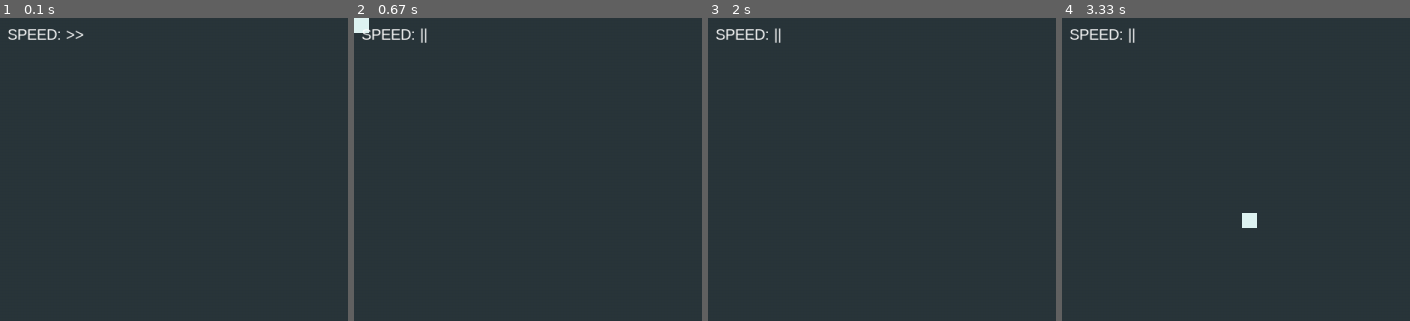
Above: before the commit, frames 1-4 (left to right).
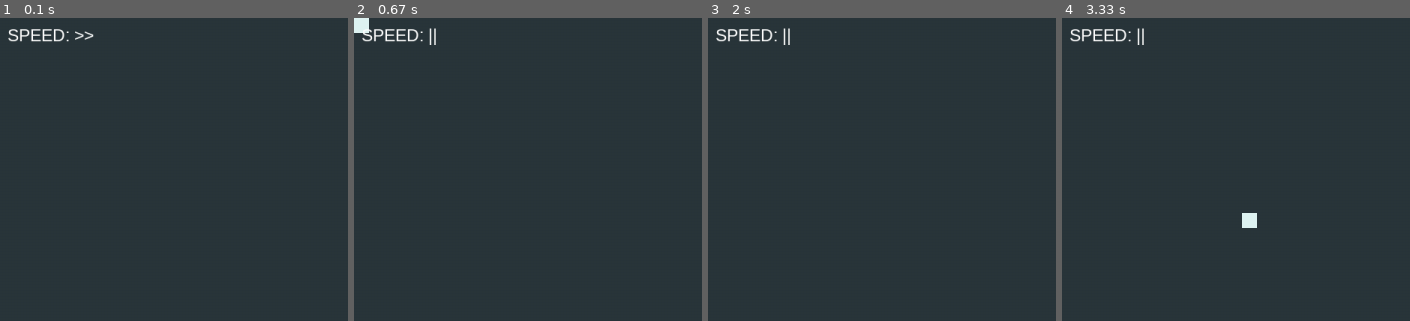
Above: after the commit, the same moments.

Repository: dvenru/py_game_of_life
Game: pygame game, started from main.py
Same seed, same stepped clock (60 frames per second), same inputs: the game is played once before the commit and once after it.
Inputs (mouse positions are % of the whole screen's width and height, from its top left):
- Up to frame 1 (0.1 s): no input
- Up to frame 2 (0.67 s): tap Space at 0.33 s
- Up to frame 3 (2 s): press the mouse at (68, 89) at 0.7 s; move the mouse to (73, 76) at 0.8 s; release the mouse at (78, 64) at 0.93 s; hold Ctrl 1-1.47 s; hold Right 1-1.47 s; move the mouse to (76, 27) at 1.03 s; tap Space at 1.07, 1.37, 1.57, 1.87 s; hold Right 1.5-1.97 s; move the mouse to (47, 63) at 1.53 s
- Up to frame 4 (3.33 s): hold Right 2-2.47 s; move the mouse to (98, 73) at 2.03 s; tap Space at 2.07, 2.37, 2.57, 2.87 s; hold Left 2.5-3.03 s; move the mouse to (53, 94) at 2.53 s; right-click (27, 34) at 3.12 s
The pictures show only the part of the screen within x 0-50%, y 0-50%; the shares and areas given below are measured in that part.

The runs differ from the first frame. In frame 1, 0.6% of the frame differs, in the area x 2-28%, y 3-8%; in frame 2, 0.6%; in frame 3, 0.6%, in the area x 2-24%, y 3-9%; in frame 4, 0.6%.

Commit message:
version 1.2

Diff:
--- a/life.py
+++ b/life.py
@@ -12,7 +12,7 @@
 
         self.grid_visible = False
 
-    def draw(self, is_setting: bool = False, line_position: int = 0, tile_position: int = 0) -> None:
+    def draw(self) -> None:
         for num_line, line in enumerate(self.present_map):
             for num_tile, tile in enumerate(line):
                 pg.draw.rect(self.surface, self.colors[int(tile)], (
@@ -22,17 +22,28 @@
                     pg.draw.rect(self.surface, (61, 66, 65), (
                         (num_line * self.tile_size), (num_tile * self.tile_size), self.tile_size, self.tile_size), 1)
 
-                if is_setting:
+    def draw_hide(self, is_hide: bool = False, line_position: int = 0, tile_position: int = 0, draw_list = None) -> None:
+        if is_hide:
+            pg.draw.rect(self.surface, (223, 244, 243), (
+                (line_position * self.tile_size), (tile_position * self.tile_size), self.tile_size, self.tile_size))
+
+            if draw_list is not None:
+                for tile in draw_list:
                     pg.draw.rect(self.surface, (223, 244, 243), (
-                        (line_position * self.tile_size), (tile_position * self.tile_size), self.tile_size, self.tile_size))
+                        (tile[0] * self.tile_size), (tile[1] * self.tile_size), self.tile_size,
+                        self.tile_size))
 
     def clear(self) -> None:
         for num_line, line in enumerate(self.present_map):
             for num_tile, tile in enumerate(line):
                 self.present_map[num_line][num_tile] = '0'
 
-    def set_life(self, line_position: int, tile_position: int, state: str) -> None:
-        self.present_map[line_position][tile_position] = state
+    def set_life(self, line_position: int, tile_position: int, state: str, draw_list: list = None) -> None:
+        if draw_list is None:
+            self.present_map[line_position][tile_position] = state
+        else:
+            for tile in draw_list:
+                self.present_map[tile[0]][tile[1]] = state
 
     def set_grid_visible(self) -> None:
         self.grid_visible = not self.grid_visible
--- a/main.py
+++ b/main.py
@@ -20,10 +20,12 @@
 
         self.is_paused = False
         self.select_speed = 1
-        self.speed_label = Label(self.screen, "SPEED: " + ">" * int(self.select_speed + 1), (10, 10), self.group_ui, 20)
+        self.speed_label = Label(self.screen, "SPEED: " + ">" * int(self.select_speed + 1), (10, 10), self.group_ui, 23)
 
         self.new_generation = pg.USEREVENT + 1
         pg.time.set_timer(self.new_generation, int(WAIT_LIST[self.select_speed] * 1000))
+
+        self.draw_hide_list = []
 
     def update_event_wait(self, new_speed: int = 0) -> None:
         if new_speed == 0:
@@ -36,7 +38,20 @@
             self.speed_label.set_text("SPEED: " + ">" * int(self.select_speed + 1))
             pg.time.set_timer(self.new_generation, int(WAIT_LIST[self.select_speed] * 1000))
 
+    def draw_rect(self, start_position: tuple = (int, int), end_position: tuple = (int, int), fill: bool = False) -> None:
+
+        x_step = -1 if end_position[0] > start_position[0] else 1
+        y_step = -1 if end_position[1] > start_position[1] else 1
+
+        self.draw_hide_list = [(x, y) for x in range(end_position[0], start_position[0] + x_step, x_step)
+                               for y in range(end_position[1], start_position[1] + y_step, y_step)
+                               if fill or ((x == end_position[0] or x == start_position[0])
+                               or (y == end_position[1] or y == start_position[1]))]
+
     def run(self) -> None:
+        # Локальный переменные
+        drawing = False
+        start_position = (0, 0)
         running = True
 
         while running:
@@ -66,14 +81,37 @@
 
                 # Обработка нажатий мыши
                 if self.is_paused:
-                    pressed = pg.mouse.get_pressed()
-                    if pressed[0]:
-                        self.life.set_life(pg.mouse.get_pos()[0] // TILE_SIZE, pg.mouse.get_pos()[1] // TILE_SIZE, '1')
-                    elif pressed[2]:
-                        self.life.set_life(pg.mouse.get_pos()[0] // TILE_SIZE, pg.mouse.get_pos()[1] // TILE_SIZE, '0')
+                    pressed_mouse = pg.mouse.get_pressed()
+                    pressed_key = pg.key.get_pressed()
 
-            self.screen.fill((0, 0, 0))
-            self.life.draw(self.is_paused, pg.mouse.get_pos()[0] // TILE_SIZE, pg.mouse.get_pos()[1] // TILE_SIZE)
+                    # Рисование квадрата
+                    if pressed_key[pg.K_LCTRL]:
+
+                        if event.type == pg.MOUSEBUTTONDOWN:
+                            start_position = (pg.mouse.get_pos()[0] // TILE_SIZE, pg.mouse.get_pos()[1] // TILE_SIZE)
+                            drawing = True
+                        if event.type == pg.MOUSEMOTION and drawing:
+                            end_position = (pg.mouse.get_pos()[0] // TILE_SIZE, pg.mouse.get_pos()[1] // TILE_SIZE)
+                            self.draw_rect(start_position, end_position, True if pressed_key[pg.K_LSHIFT] else False)
+                        if event.type == pg.MOUSEBUTTONUP:
+                            drawing = False
+                            if event.button == 1:
+                                self.life.set_life(0, 0, '1', self.draw_hide_list)
+                            if event.button == 3:
+                                self.life.set_life(0, 0, '0', self.draw_hide_list)
+                            self.draw_hide_list = []
+
+                    # Рисование точек
+                    else:
+                        if pressed_mouse[0]:
+                            self.life.set_life(pg.mouse.get_pos()[0] // TILE_SIZE, pg.mouse.get_pos()[1] // TILE_SIZE, '1')
+                        elif pressed_mouse[2]:
+                            self.life.set_life(pg.mouse.get_pos()[0] // TILE_SIZE, pg.mouse.get_pos()[1] // TILE_SIZE, '0')
+                        self.draw_hide_list = []
+
+            # Рисование изображения
+            self.life.draw()
+            self.life.draw_hide(self.is_paused, pg.mouse.get_pos()[0] // TILE_SIZE, pg.mouse.get_pos()[1] // TILE_SIZE, self.draw_hide_list)
             self.group_ui.update()
 
             pg.display.flip()
Not shown, changed: README.md
